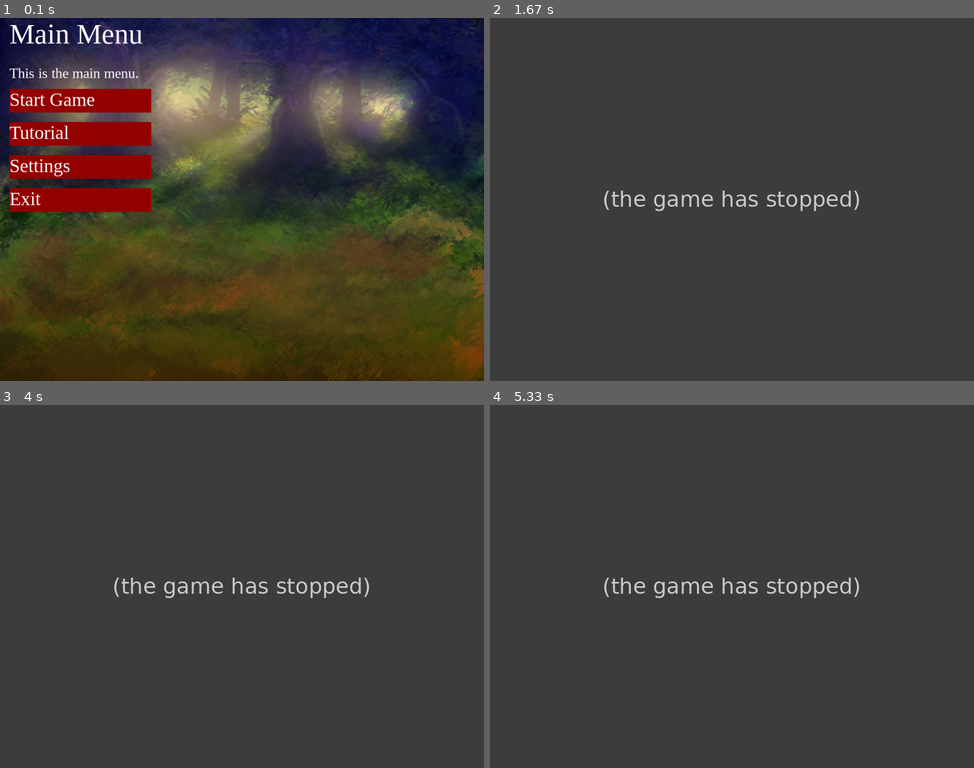
Above: before the commit, frames 1-4 (two rows, left to right).
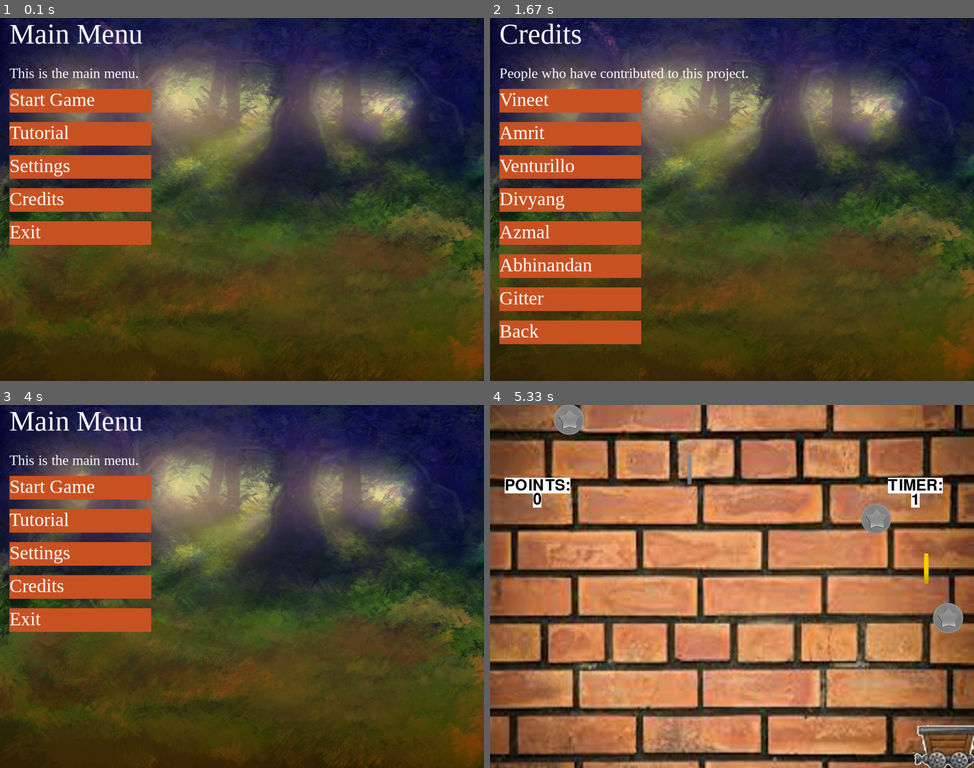
Above: after the commit, the same moments.

Repository: vineetjc/pygame-Coin-Fall-
Game: pygame game, started from main.py
Two runs of this game, one before a commit and one after it. Both use one fixed random seed, a clock stepped at 60 frames per second and the inputs below.
Inputs (mouse positions are in pixels of both pictures, inside the frame that each line leads up to):
- Up to frame 1 (0.1 s): no input
- Up to frame 2 (1.67 s): click (572, 199) at 0.38 s, where only the run after the commit has a clickable "Credits"; press the mouse at (572, 297) at 0.87 s; move the mouse to (678, 264) at 0.97 s; release the mouse at (790, 232) at 1.1 s; press the mouse at (572, 333) at 1.2 s; move the mouse to (596, 228) at 1.3 s; release the mouse at (620, 126) at 1.43 s; click (577, 243) at 1.55 s
- Up to frame 3 (4 s): click (96, 477) at 1.88 s; click (62, 561) at 2.22 s; click "Gitter" at 2.55 s; press the mouse at (82, 586) at 3.37 s; move the mouse to (101, 619) at 3.47 s; release the mouse at (125, 651) at 3.6 s; click "Back" at 3.72 s
- Up to frame 4 (5.33 s): click "Start Game" at 4.22 s; hold Right 4.5-4.97 s; hold Right from 5 s (still down)

The runs differ from the first frame. In frame 1, 9.3% of the frame differs, in the area x 1-32%, y 19-63%; in frame 2, 88%; in frame 3, 88%; in frame 4, 97%, in the area x 0-100%, y 0-100%.
Before the commit the program exited at 0.45 s; later frames show no game.

Commit message:
credits page added

Diff:
--- a/main.py
+++ b/main.py
@@ -19,6 +19,7 @@
 from src.game_screens.settings_screen import Settings_screen
 from src.game_screens.game_over_screen import Game_over_screen
 from src.game_screens.tutorial_screen import Tutorial_screen
+from src.game_screens.credits_screen import Credits_screen
 
 
 def game_loop():
@@ -41,6 +42,8 @@
     settings_screen = Settings_screen(pygame, res, windowSurface)
     game_over_screen = Game_over_screen(pygame, res, windowSurface, game_manager)
     tutorial_screen = Tutorial_screen(pygame, res, windowSurface)
+    credits_screen = Credits_screen(pygame, res, windowSurface)
+
 
     # game loop starts
     while True:
@@ -61,6 +64,9 @@
         elif game_mode == Game_mode.TUTORIAL:
             game_mode = tutorial_screen.update(events)
 
+        elif game_mode == Game_mode.CREDITS:
+            game_mode = credits_screen.update(events)
+
         else:
             pygame.quit()
             sys.exit()
--- /dev/null
+++ b/src/game_screens/credits_screen.py
@@ -0,0 +1,73 @@
+import webbrowser
+
+from src.game_screens.screen import Screen
+from src.misc.game_enums import Game_mode
+from pygame.locals import QUIT, KEYUP, MOUSEBUTTONUP
+from src.ui.button import Button
+
+
+class Credits_screen(Screen):
+    def __init__(self, pygame, res, surface):
+        Screen.__init__(self, pygame, res, surface)
+        self.font = pygame.font.SysFont('cambria', 60)
+        self.font2 = pygame.font.SysFont('cambria', 30)
+        self.buttons['Vineet'] =        Button(pygame, res, surface, [20, 150, 300, 50], "Vineet")
+        self.buttons['Amrit'] =         Button(pygame, res, surface, [20, 220, 300, 50], "Amrit")
+        self.buttons['Venturillo'] =    Button(pygame, res, surface, [20, 290, 300, 50], "Venturillo")
+        self.buttons['Divyang'] =       Button(pygame, res, surface, [20, 360, 300, 50], "Divyang")
+        self.buttons['Azmal'] =         Button(pygame, res, surface, [20, 430, 300, 50], "Azmal")
+        self.buttons['Abhinandan'] =    Button(pygame, res, surface, [20, 500, 300, 50], "Abhinandan")
+        self.buttons['Gitter'] =        Button(pygame, res, surface, [20, 570, 300, 50], "Gitter")
+        self.buttons['Back'] =          Button(pygame, res, surface, [20, 640, 300, 50], "Back")
+
+    def update(self, events):
+        textsurface = self.font.render('Credits', True, self.res.WHITE)
+        textsurface2 = self.font2.render('People who have contributed to this project.', True, self.res.WHITE)
+        self.surface.blit(self.res.EBG,(0,0))
+        self.surface.blit(textsurface, (20, 0))
+        self.surface.blit(textsurface2, (20, 100))
+
+        for button in self.buttons:
+            self.buttons[button].draw()
+
+        mouseup_event = next((x for x in events if x.type == MOUSEBUTTONUP), None)
+
+        if mouseup_event != None:
+            if self.buttons['Vineet'].check_click(mouseup_event.pos):
+                webbrowser.open_new_tab('https://github.com/vineetjc')
+                return Game_mode.CREDITS
+
+            if self.buttons['Amrit'].check_click(mouseup_event.pos):
+                webbrowser.open_new_tab('https://github.com/amrit-choudhary')
+                return Game_mode.CREDITS
+
+            if self.buttons['Venturillo'].check_click(mouseup_event.pos):
+                webbrowser.open_new_tab('https://github.com/SeraphWedd')
+                return Game_mode.CREDITS
+
+            if self.buttons['Divyang'].check_click(mouseup_event.pos):
+                webbrowser.open_new_tab('https://github.com/divyang-mittal')
+                return Game_mode.CREDITS
+
+            if self.buttons['Azmal'].check_click(mouseup_event.pos):
+                webbrowser.open_new_tab('https://github.com/MD-AZMAL')
+                return Game_mode.CREDITS
+
+            if self.buttons['Abhinandan'].check_click(mouseup_event.pos):
+                webbrowser.open_new_tab('https://github.com/kainthcool')
+                return Game_mode.CREDITS
+
+            if self.buttons['Gitter'].check_click(mouseup_event.pos):
+                webbrowser.open_new_tab('https://github.com/gitter-badger')
+                return Game_mode.CREDITS
+
+            if self.buttons['Back'].check_click(mouseup_event.pos):
+                return Game_mode.MAIN_MENU
+
+        self.pygame.display.flip()
+
+        for event in events:
+            if event.type == QUIT:
+                return Game_mode.QUIT
+
+        return Game_mode.CREDITS
--- a/src/game_screens/main_menu_screen.py
+++ b/src/game_screens/main_menu_screen.py
@@ -12,7 +12,8 @@
         self.buttons['Start Game'] =    Button(pygame, res, surface, [20, 150, 300, 50], "Start Game")
         self.buttons['Tutorial'] =      Button(pygame, res, surface, [20, 220, 300, 50], "Tutorial")
         self.buttons['Settings'] =      Button(pygame, res, surface, [20, 290, 300, 50], "Settings")
-        self.buttons['Exit'] =          Button(pygame, res, surface, [20, 360, 300, 50], "Exit")
+        self.buttons['Credits'] =       Button(pygame, res, surface, [20, 360, 300, 50], "Credits")
+        self.buttons['Exit'] =          Button(pygame, res, surface, [20, 430, 300, 50], "Exit")
 
     def update(self, events):
         textsurface = self.font.render('Main Menu', True, self.res.WHITE)
@@ -36,6 +37,9 @@
             if self.buttons['Settings'].check_click(mouseup_event.pos):
                 return Game_mode.SETTINGS
 
+            if self.buttons['Credits'].check_click(mouseup_event.pos):
+                return Game_mode.CREDITS
+
             if self.buttons['Exit'].check_click(mouseup_event.pos):
                 return Game_mode.QUIT
 
--- a/src/managers/resources.py
+++ b/src/managers/resources.py
@@ -16,7 +16,7 @@
         self.BLACK = (0, 0, 0)
         self.WHITE = (255, 255, 255)
         self.BGCOLOR = (4, 145, 145)
-        self.BUTTONCOLOR = (150, 0, 0)
+        self.BUTTONCOLOR = (202, 84, 36)
 
         # images
         # convert for easy blitting
--- a/src/misc/game_enums.py
+++ b/src/misc/game_enums.py
@@ -8,7 +8,8 @@
     SETTINGS = 3
     GAME_OVER = 4
     TUTORIAL = 5
-    QUIT = 6
+    CREDITS = 6
+    QUIT = 7
 
 
 class Entity(Enum):
